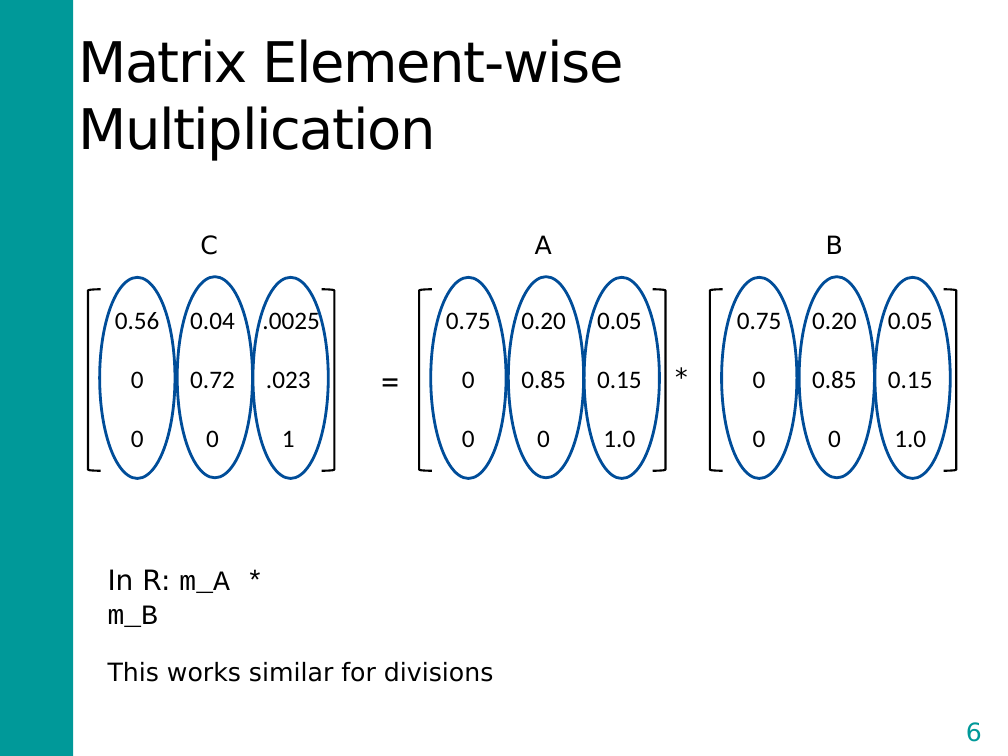
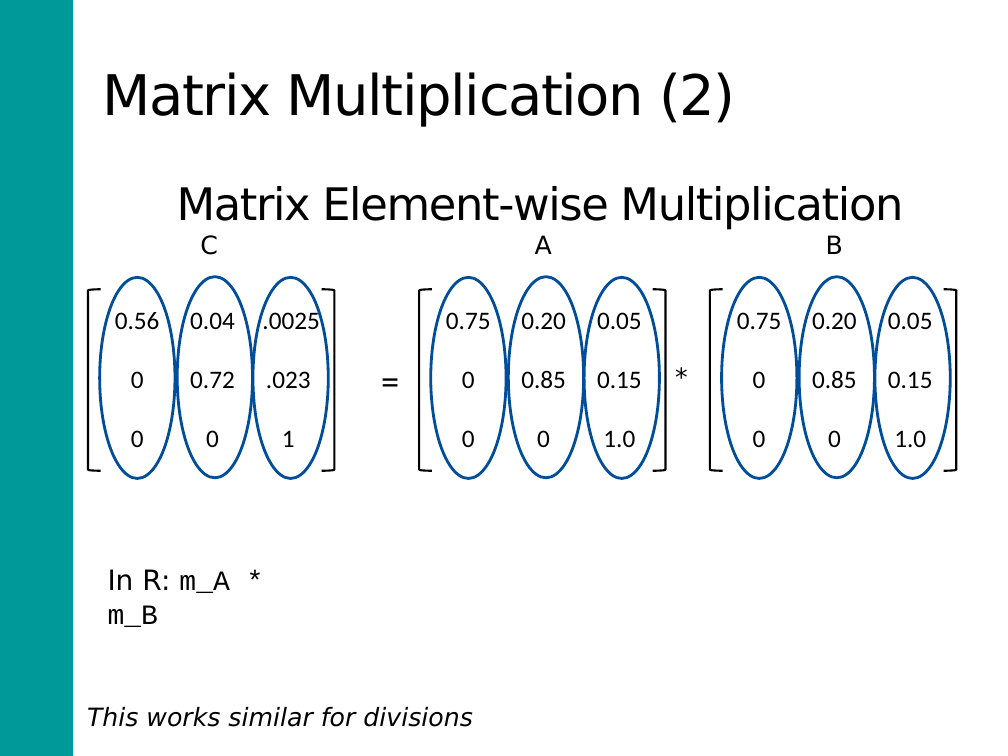
Before and after one commit to DARTH-git/Course-Modularization, a slide deck: slide 6 of static/Course_Modularization/Intro, general, packages/matrixAlgebraSlidesExtra.pptx. Drawn at 1008x756 pixels with LibreOffice and Linux fonts; fonts in the diff are those of the drawing. Boxes give left, top, right and bottom in pixels: in the first picture for what was removed or moved away, otherwise in the second. Text is boxed around its words. In the diff, an @@ line names an element or a change of style, - is before the commit and + after.

Commit message:
Update matrix algebra slides

```diff
--- a/static/Course_Modularization/Intro, general, packages/matrixAlgebraSlidesExtra.pptx
+++ b/static/Course_Modularization/Intro, general, packages/matrixAlgebraSlidesExtra.pptx
@@ text added at [103,72,735,127], 40 pt, text #000000 @@
+Matrix Multiplication (2)
@@ title "Matrix Element-wise Multiplication": place and size @@
-title "Matrix Element-wise Multiplication" at [78,39,623,160]
+title "Matrix Element-wise Multiplication" at [177,186,903,230]
@@ title "Matrix Element-wise Multiplication" at [177,186,903,230]: size 40 to 32 pt; alignment left to centre @@
@@ text "This works similar for divisions": place and size @@
-text "This works similar for divisions" at [108,662,493,682]
+text "This works similar for divisions" at [87,707,472,727]
@@ text "This works similar for divisions" at [87,707,472,727]: italic on @@
@@ page number removed at [966,722,982,742] @@
-6
```
Also in this commit, not shown: 5 other slides changed.
